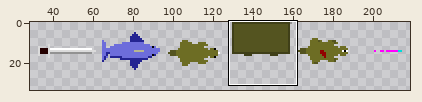
A sprite sheet gets an edit: src/images/sprites.png. Above: a wide view before the commit, with the close-up outlined.
Close-up. Old version:
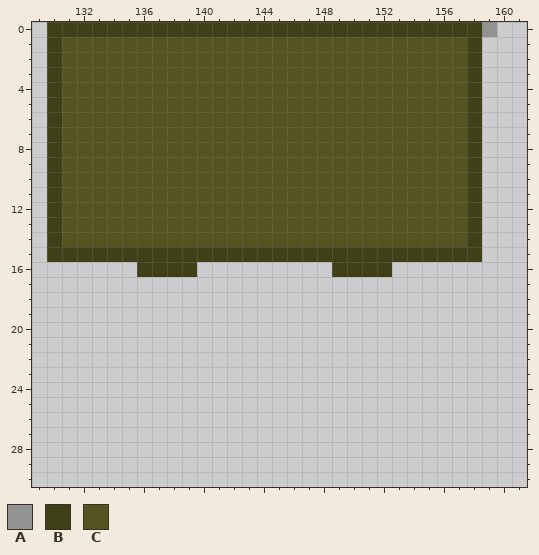
The file is 320x320 pixels. Colours within 5 levels of each other are drawn and written as one. Shown: x 129..161, y 0..30. The wide view leaves out empty margins.
Palette (. is transparent): A #929292  B #3f3f18  C #545420
Pixels before, first column x 130:
 0 BBBBBBBBBBBBBBBBBBBBBBBBBBBBBA
 1 BCCCCCCCCCCCCCCCCCCCCCCCCCCCB.
 2 BCCCCCCCCCCCCCCCCCCCCCCCCCCCB.
 3 BCCCCCCCCCCCCCCCCCCCCCCCCCCCB.
 4 BCCCCCCCCCCCCCCCCCCCCCCCCCCCB.
 5 BCCCCCCCCCCCCCCCCCCCCCCCCCCCB.
 6 BCCCCCCCCCCCCCCCCCCCCCCCCCCCB.
 7 BCCCCCCCCCCCCCCCCCCCCCCCCCCCB.
 8 BCCCCCCCCCCCCCCCCCCCCCCCCCCCB.
 9 BCCCCCCCCCCCCCCCCCCCCCCCCCCCB.
10 BCCCCCCCCCCCCCCCCCCCCCCCCCCCB.
11 BCCCCCCCCCCCCCCCCCCCCCCCCCCCB.
12 BCCCCCCCCCCCCCCCCCCCCCCCCCCCB.
13 BCCCCCCCCCCCCCCCCCCCCCCCCCCCB.
14 BCCCCCCCCCCCCCCCCCCCCCCCCCCCB.
15 BBBBBBBBBBBBBBBBBBBBBBBBBBBBB.
16 ......BBBB.........BBBB.......
And afterwards:
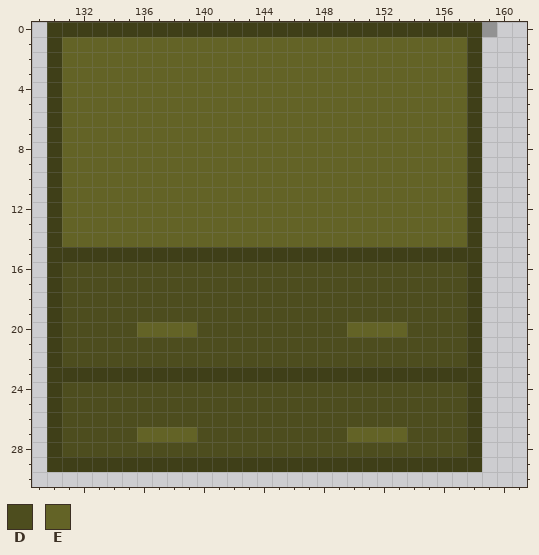
Colours new in this view: D #4d4d1e  E #636326
Change:
Changed rows in their new state; - is an unchanged pixel.
first column x 130:
 1 -EEEEEEEEEEEEEEEEEEEEEEEEEEE-
 2 -EEEEEEEEEEEEEEEEEEEEEEEEEEE-
 3 -EEEEEEEEEEEEEEEEEEEEEEEEEEE-
 4 -EEEEEEEEEEEEEEEEEEEEEEEEEEE-
 5 -EEEEEEEEEEEEEEEEEEEEEEEEEEE-
 6 -EEEEEEEEEEEEEEEEEEEEEEEEEEE-
 7 -EEEEEEEEEEEEEEEEEEEEEEEEEEE-
 8 -EEEEEEEEEEEEEEEEEEEEEEEEEEE-
 9 -EEEEEEEEEEEEEEEEEEEEEEEEEEE-
10 -EEEEEEEEEEEEEEEEEEEEEEEEEEE-
11 -EEEEEEEEEEEEEEEEEEEEEEEEEEE-
12 -EEEEEEEEEEEEEEEEEEEEEEEEEEE-
13 -EEEEEEEEEEEEEEEEEEEEEEEEEEE-
14 -EEEEEEEEEEEEEEEEEEEEEEEEEEE-
16 BDDDDDDDDDDDDDDDDDDDDDDDDDDDB
17 BDDDDDDDDDDDDDDDDDDDDDDDDDDDB
18 BDDDDDDDDDDDDDDDDDDDDDDDDDDDB
19 BDDDDDDDDDDDDDDDDDDDDDDDDDDDB
20 BDDDDDEEEEDDDDDDDDDDEEEEDDDDB
21 BDDDDDDDDDDDDDDDDDDDDDDDDDDDB
22 BDDDDDDDDDDDDDDDDDDDDDDDDDDDB
23 BBBBBBBBBBBBBBBBBBBBBBBBBBBBB
24 BDDDDDDDDDDDDDDDDDDDDDDDDDDDB
25 BDDDDDDDDDDDDDDDDDDDDDDDDDDDB
26 BDDDDDDDDDDDDDDDDDDDDDDDDDDDB
27 BDDDDDEEEEDDDDDDDDDDEEEEDDDDB
28 BDDDDDDDDDDDDDDDDDDDDDDDDDDDB
29 BBBBBBBBBBBBBBBBBBBBBBBBBBBBB
Pixel boxes of the changes (left, top, right, bottom) in both close-ups:
changed: (47, 37, 482, 472)
